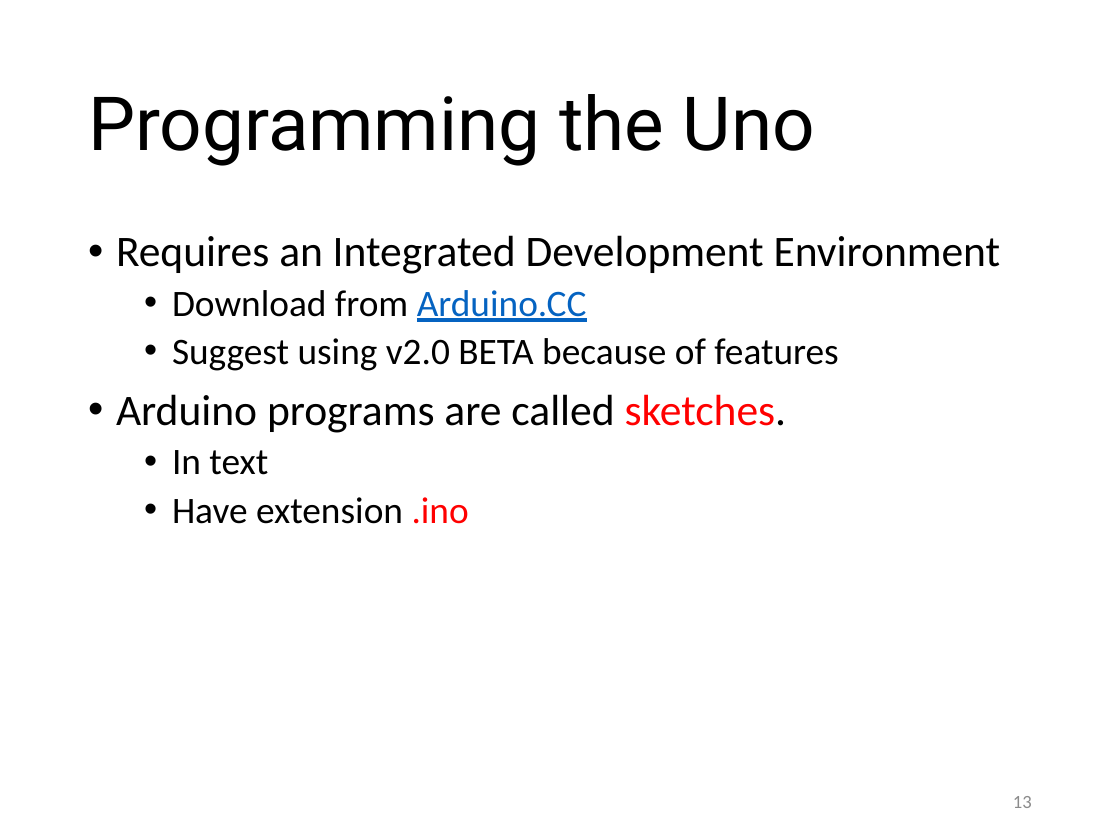
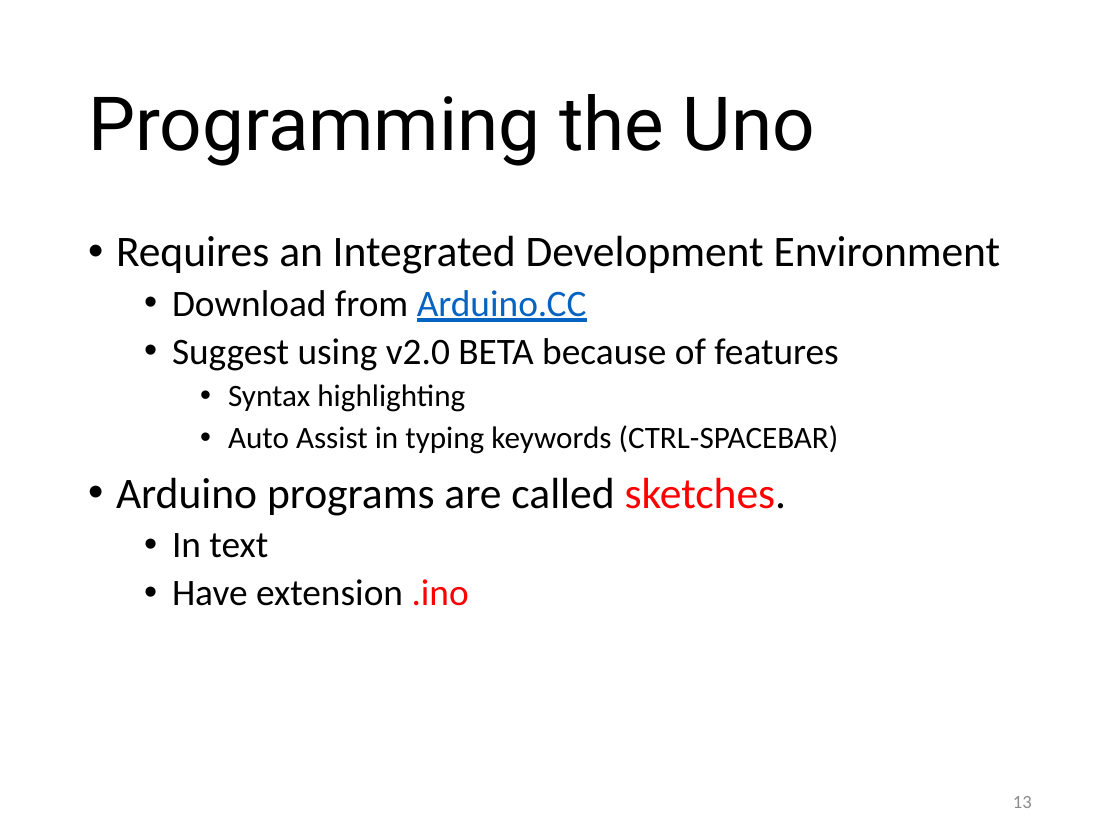
Before and after one commit to RDorville/digfab, a slide deck: slide 13 of presentations/ep1000_embedded1/ep1000_embedded1.pptx. Drawn at 1120x840 pixels with LibreOffice and Linux fonts; fonts in the diff are those of the drawing; background and template pictures are left out. Boxes give left, top, right and bottom in pixels: in the first picture for what was removed or moved away, otherwise in the second. Text is boxed around its words. In the diff, an @@ line names an element or a change of style, - is before the commit and + after.

```diff
--- a/presentations/ep1000_embedded1/ep1000_embedded1.pptx
+++ b/presentations/ep1000_embedded1/ep1000_embedded1.pptx
@@ text at (228, 384, 839, 454): paragraphs added @@
+    • Syntax highlighting
+    • Auto Assist in typing keywords (CTRL-SPACEBAR)
```
Also in this commit, not shown: 4 other slides changed, 1 slide added, 1 other file.
